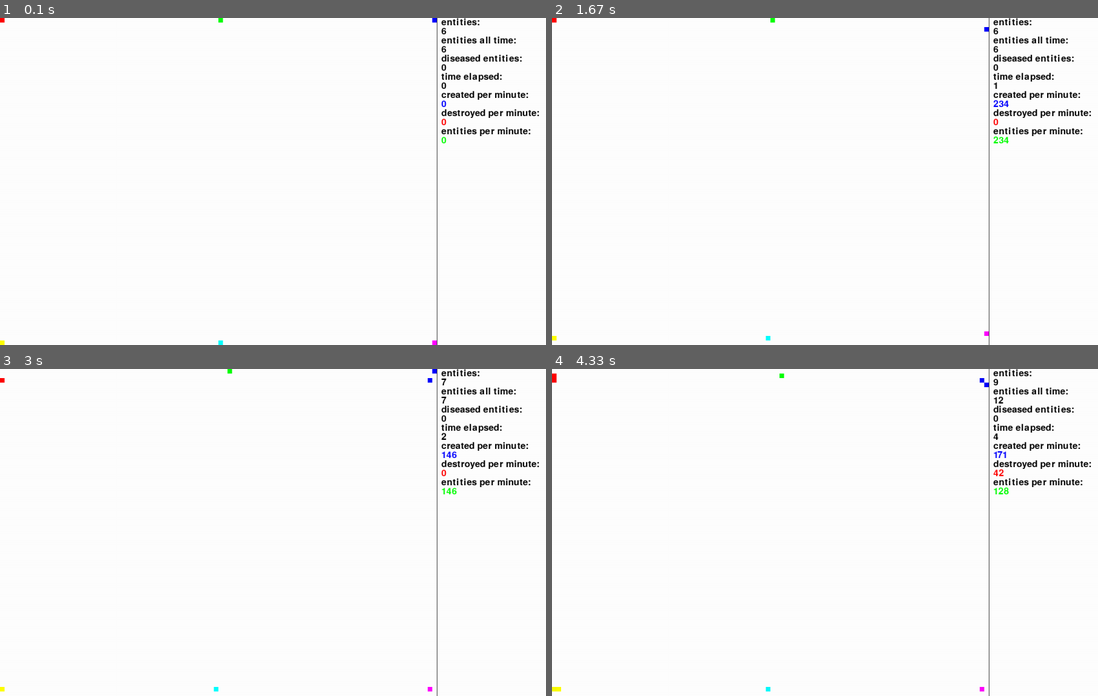
Above: before the commit, frames 1-4 (two rows, left to right).
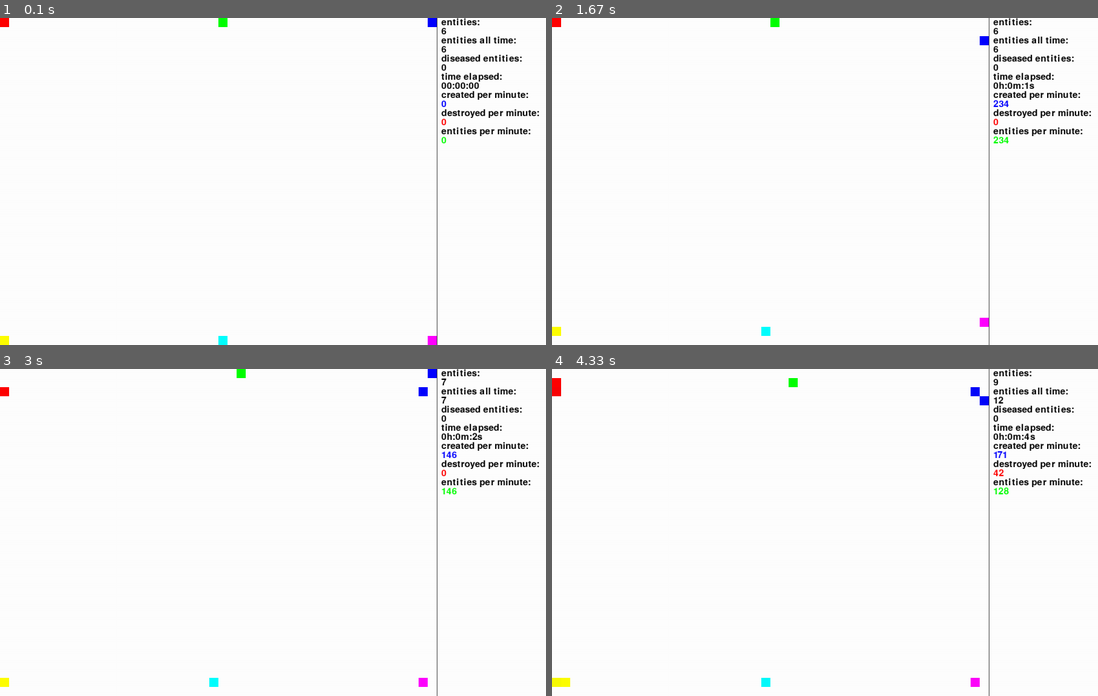
Above: after the commit, the same moments.

Repository: sbwhitt/pygame-life-simulation
Game: pygame game, started from main.py
Two runs of this game, one before a commit and one after it. Both use one fixed random seed, a clock stepped at 60 frames per second and the inputs below.
Inputs:
- Up to frame 1 (0.1 s): no input
- Up to frame 2 (1.67 s): no input
- Up to frame 3 (3 s): no input
- Up to frame 4 (4.33 s): no input

The runs differ from the first frame. In frame 1, 0.3% of the frame differs, in the area x 0-88%, y 0-100%; in frame 2, 0.4%; in frame 3, 0.5%; in frame 4, 0.6%, in the area x 0-89%, y 1-99%.

Commit message:
add formatted time

Diff:
--- a/app.py
+++ b/app.py
@@ -92,7 +92,7 @@
         # self.stats.add_line("avg color all time")
         # self.stats.add_line(str(self.e_man.avg_color), self.e_man.avg_color)
         self.stats.add_line("time elapsed: ")
-        self.stats.add_line(str(int(self.metrics.time_elapsed)))
+        self.stats.add_line(self.metrics.get_time_elapsed())
         self.stats.add_line("created per minute: ")
         self.stats.add_line(
             str(int(self.metrics.get_rate("created"))), color=colors.BLUE)
--- a/metrics.py
+++ b/metrics.py
@@ -18,6 +18,16 @@
             return self.trackers[name].per_minute
         return -1
 
+    def get_time_elapsed(self) -> str:
+        if self.time_elapsed == 0:
+            return "00:00:00"
+        t = self.time_elapsed
+        hours = int(t/3600)
+        t -= int(hours*3600)
+        minutes = int(t/60)
+        t -= int(minutes*60)
+        return str(hours) + "h:" + str(minutes) + "m:" + str(int(t)) + "s"
+
     def update(self, name: str, amount: int) -> None:
         self.time_elapsed += time.time() - self.timestamp
         self.timestamp = time.time()
--- a/settings.py
+++ b/settings.py
@@ -15,4 +15,4 @@
 IN_GAME_SETTINGS= {"MARK_DISEASED": 1, "LOGGING": 0}
 
 # must divide evenly into window height and width (5, 10, 20, 40...)
-ENT_WIDTH = 10
+ENT_WIDTH = 20
